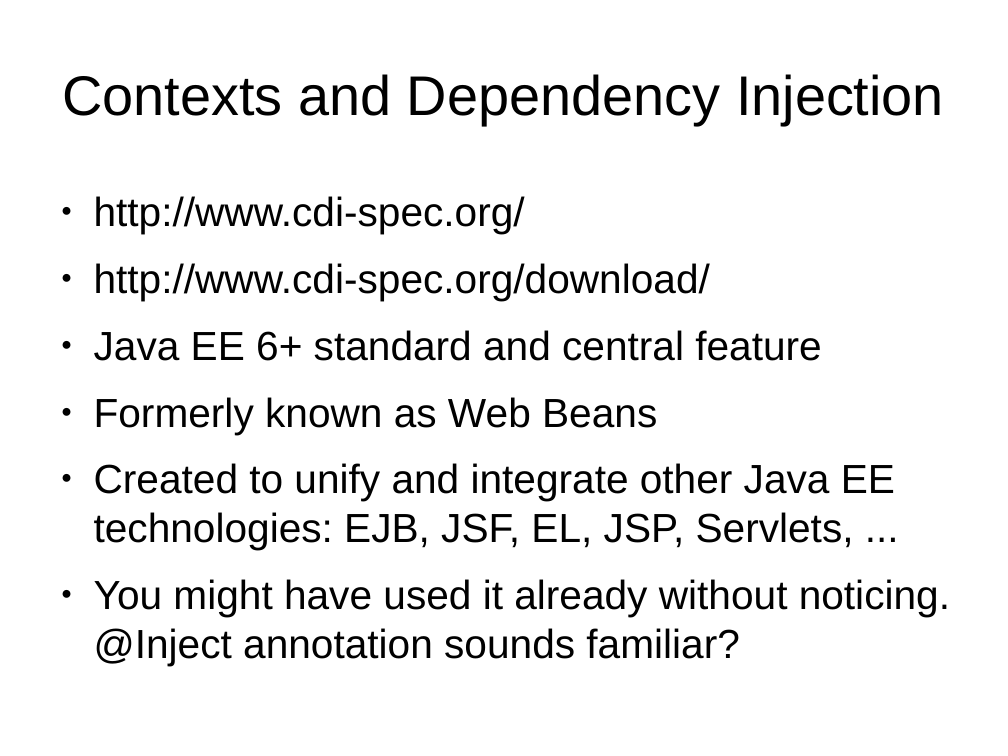
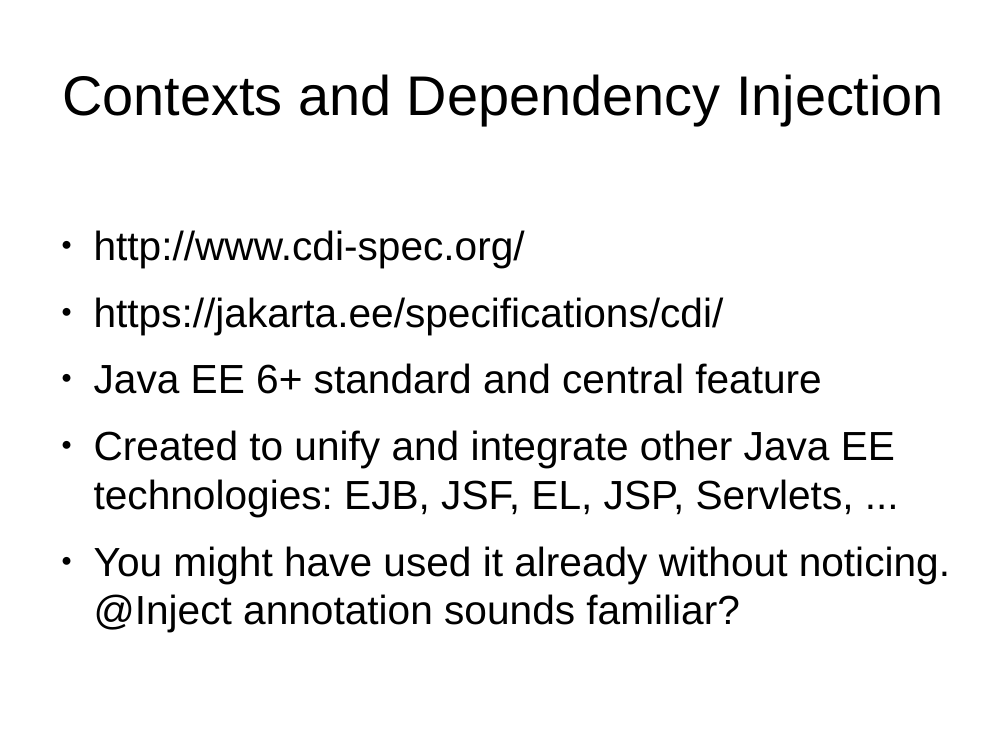
Before and after one commit to FrigoCoder/CDI, a slide deck: slide 2 of CDI.odp (slide 7 before the commit). Drawn at 1008x756 pixels with LibreOffice and Linux fonts; fonts in the diff are those of the drawing. Boxes give left, top, right and bottom in pixels: in the first picture for what was removed or moved away, otherwise in the second. Text is boxed around its words. In the diff, an @@ line names an element or a change of style, - is before the commit and + after.

```diff
--- a/CDI.odp
+++ b/CDI.odp
@@ text at (x1=94, y1=297, x2=724, y2=334): text changed @@
-● http://www.cdi-spec.org/download/
+● https://jakarta.ee/specifications/cdi/
@@ text at (x1=94, y1=397, x2=657, y2=434): paragraph removed @@
-● Formerly known as Web Beans
```
Also in this commit, not shown: 1 other slide changed, 1 slide added, 1 other file.
